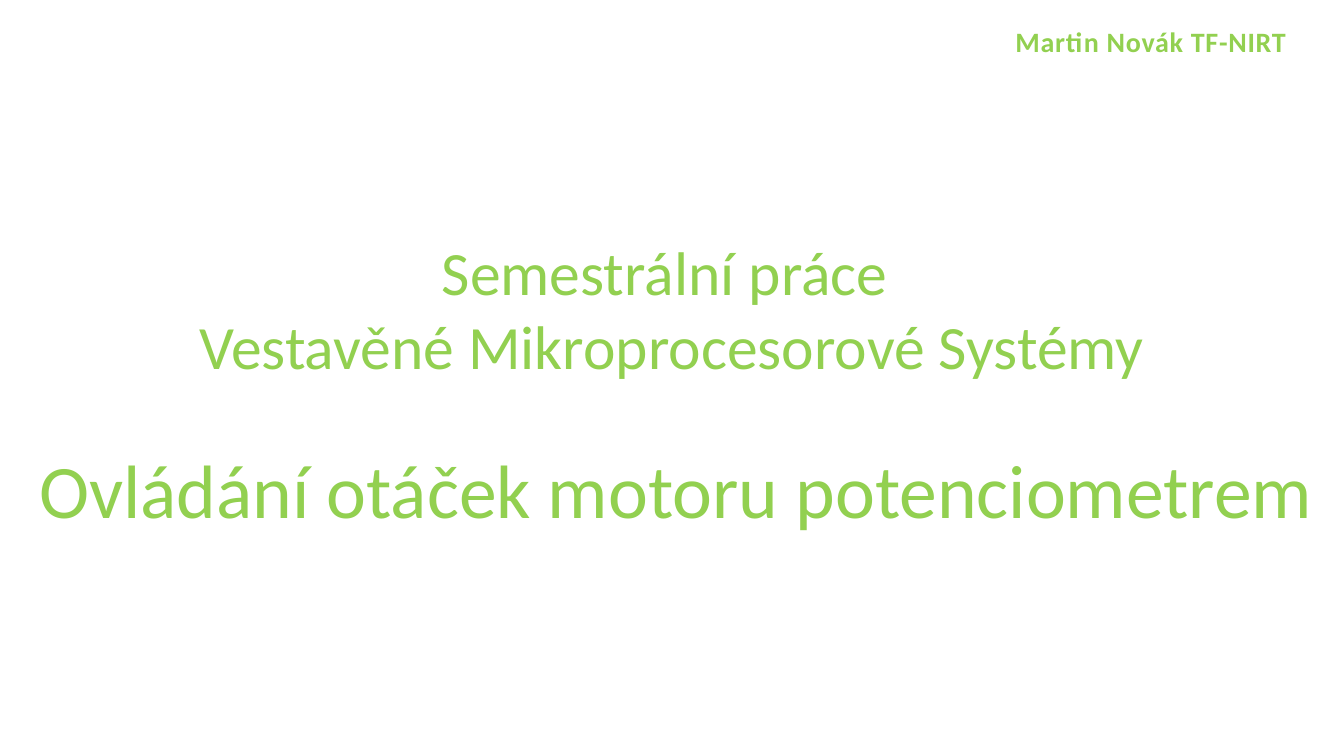
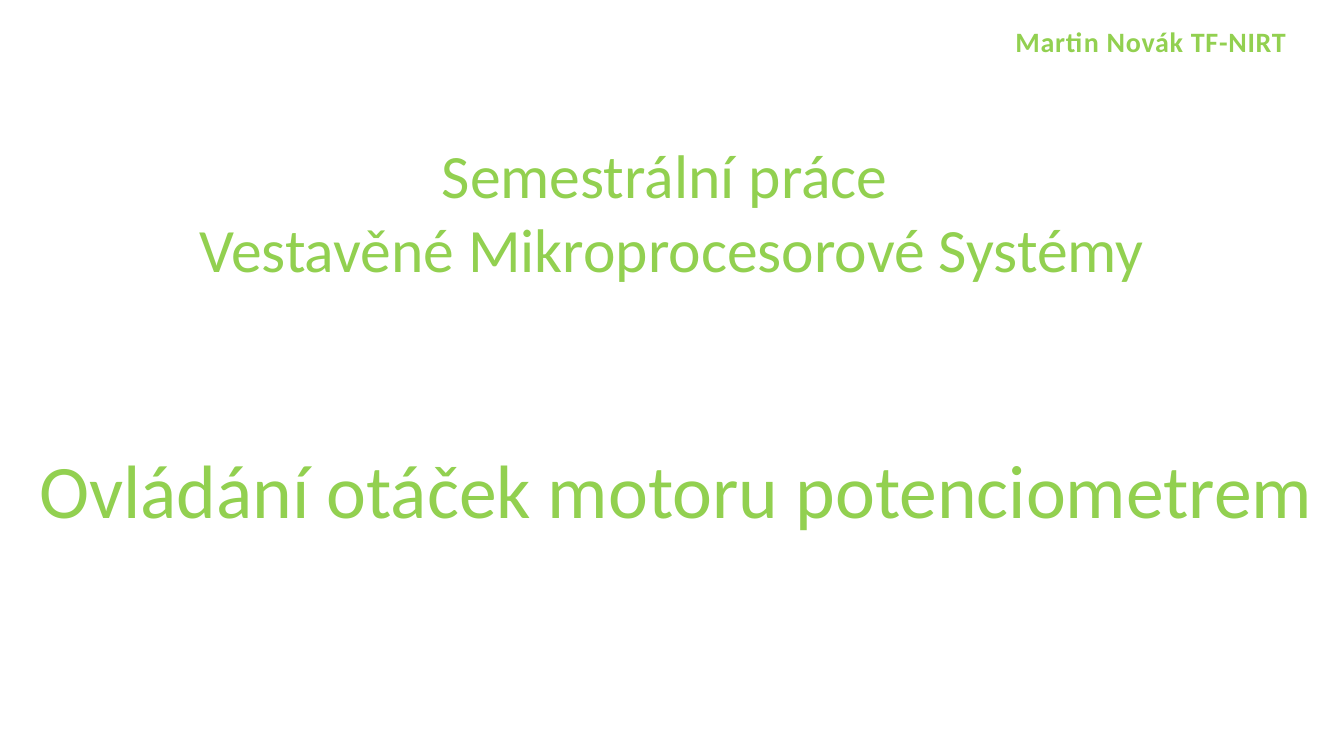
Before and after one commit to pjocesoj/VMS-semestralka, a slide deck: slide 1 of Prezentace.pptx. Drawn at 1344x756 pixels with LibreOffice and Linux fonts; fonts in the diff are those of the drawing. Boxes give left, top, right and bottom in pixels: in the first picture for what was removed or moved away, otherwise in the second. Text is boxed around its words. In the diff, an @@ line names an element or a change of style, - is before the commit and + after.

```diff
--- a/Prezentace.pptx
+++ b/Prezentace.pptx
@@ text "Semestrální práce": place and size @@
-text "Semestrální práce" at box(199, 252, 1144, 379)
+text "Semestrální práce" at box(199, 155, 1144, 282)
```
Also in this commit, not shown: 3 slides added, 2 other files.
